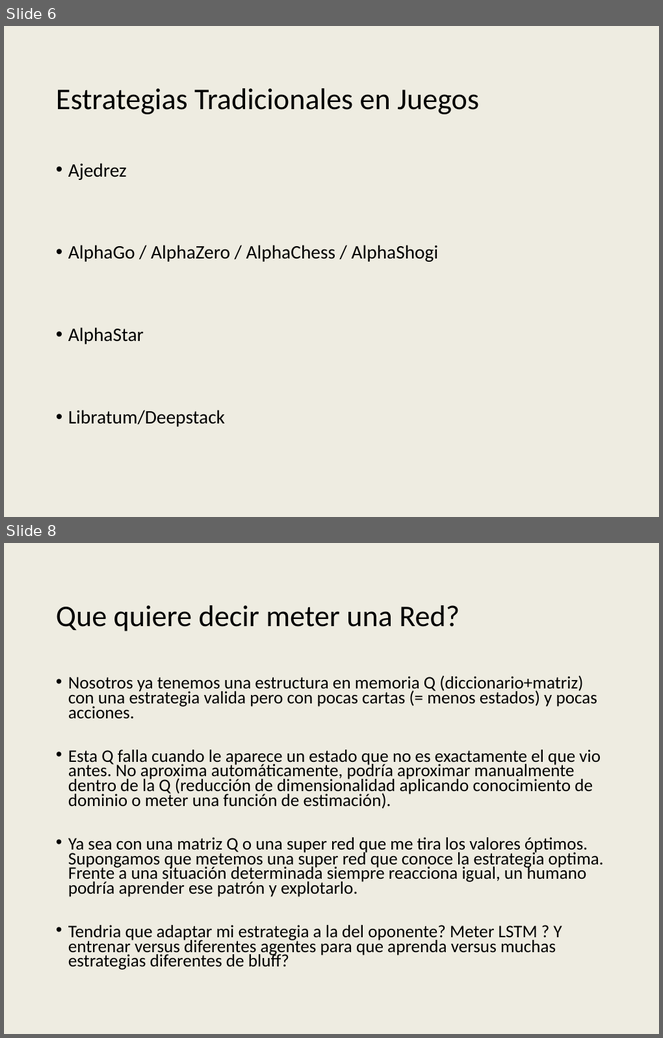
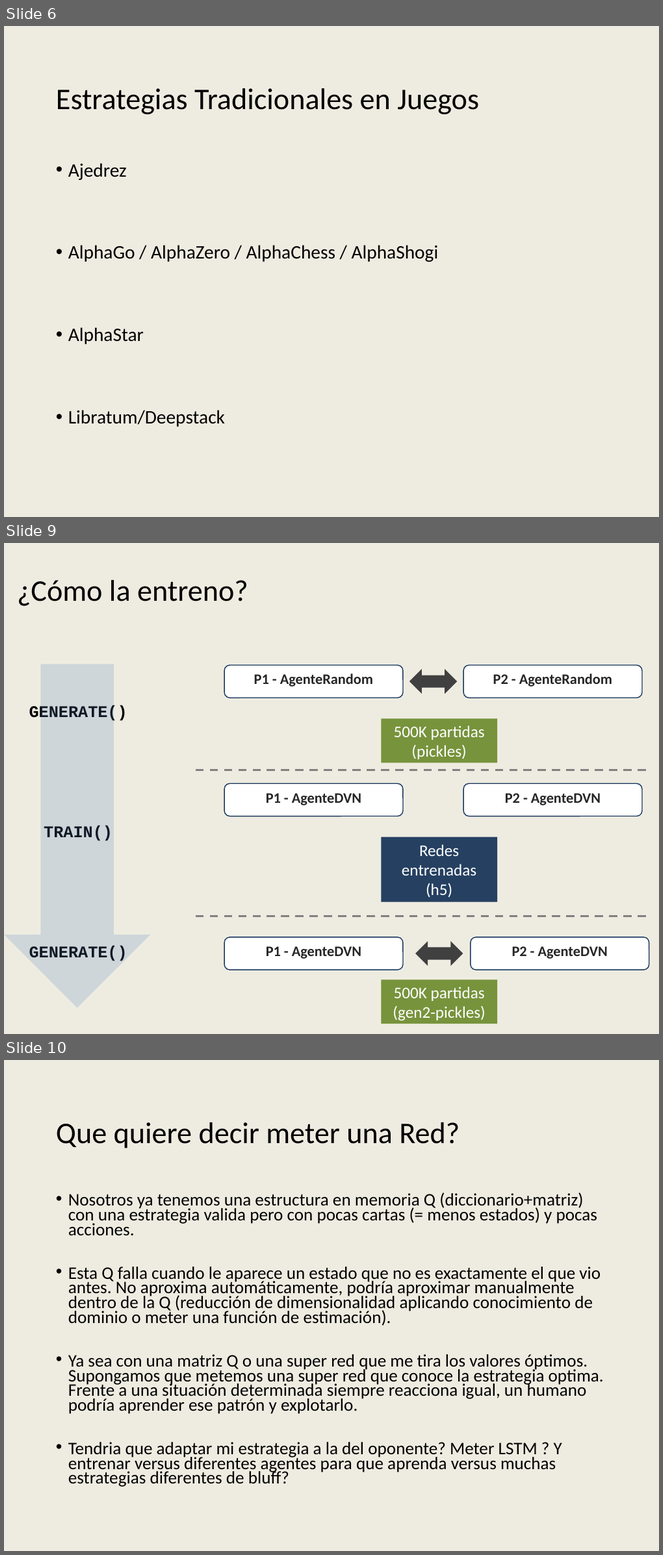
Before and after one commit to AbrojoROU/Truco_DQN, a slide deck: Proyecto IA Digital House v3.pptx. Shown one above the other, each under a label of ours: slides 6 and 8 before the commit, slides 6, 9 and 10 after it; the slides between them are not shown. The pictures are 663x1038 and 663x1555 pixels, drawn with LibreOffice and Linux fonts; fonts in the diff are those of the drawing; background and template pictures are left out. Boxes give left, top, right and bottom in pixels: in the first picture for what was removed or moved away, otherwise in the second. Text is boxed around its words. In the diff, an @@ line names an element or a change of style, - is before the commit and + after.

```diff
--- a/Proyecto IA Digital House v3.pptx
+++ b/Proyecto IA Digital House v3.pptx
@@ slide 9 added at (x1=4, y1=543, x2=659, y2=1034), background #EEECE1 @@
@@ title added at (x1=17, y1=580, x2=248, y2=606), 33 pt, text #000000 @@
+¿Cómo la entreno?
@@ down arrow added at (x1=4, y1=664, x2=150, y2=1008), fill #4F81BD at 20% opacity @@
@@ rounded rectangle added at (x1=224, y1=665, x2=403, y2=698), fill #FFFFFF, outline #17375E 1 pt, 16 pt, text #262626, bold @@
+P1 - AgenteRandom
@@ left right arrow added at (x1=410, y1=670, x2=458, y2=694), fill #404040 @@
@@ rounded rectangle added at (x1=464, y1=665, x2=643, y2=698), fill #FFFFFF, outline #17375E 1 pt, 16 pt, text #262626, bold @@
+P2 - AgenteRandom
@@ text added at (x1=29, y1=705, x2=128, y2=721), 18 pt, text #000000, bold @@
+GENERATE()
@@ rectangle added at (x1=382, y1=719, x2=497, y2=763), fill #77933C, 18 pt, text #FFFFFF @@
+500K partidas
+(pickles)
@@ line added from (195, 771) to (651, 771), #808080 2.25 pt dashed @@
@@ rounded rectangle added at (x1=224, y1=783, x2=403, y2=816), fill #FFFFFF, outline #17375E 1 pt, 16 pt, text #262626, bold @@
+P1 - AgenteDVN
@@ rounded rectangle added at (x1=464, y1=783, x2=643, y2=816), fill #FFFFFF, outline #17375E 1 pt, 16 pt, text #262626, bold @@
+P2 - AgenteDVN
@@ text added at (x1=44, y1=825, x2=113, y2=841), 18 pt, text #000000, bold @@
+TRAIN()
@@ rectangle added at (x1=382, y1=837, x2=497, y2=902), fill #254061, 18 pt, text #FFFFFF @@
+Redes entrenadas
+(h5)
@@ line added from (195, 917) to (651, 917), #808080 2.25 pt dashed @@
@@ text added at (x1=29, y1=945, x2=128, y2=962), 18 pt, text #000000, bold @@
+GENERATE()
@@ rounded rectangle added at (x1=224, y1=938, x2=403, y2=970), fill #FFFFFF, outline #17375E 1 pt, 16 pt, text #262626, bold @@
+P1 - AgenteDVN
@@ left right arrow added at (x1=415, y1=941, x2=464, y2=966), fill #404040 @@
@@ rounded rectangle added at (x1=471, y1=938, x2=649, y2=970), fill #FFFFFF, outline #17375E 1 pt, 16 pt, text #262626, bold @@
+P2 - AgenteDVN
@@ rectangle added at (x1=382, y1=980, x2=497, y2=1024), fill #77933C, 18 pt, text #FFFFFF @@
+500K partidas
+(gen2-pickles)
@@ what was slide 8 is now slide 10 @@
```
Also in this commit, not shown: 2 other slides added, 1 slide removed.
